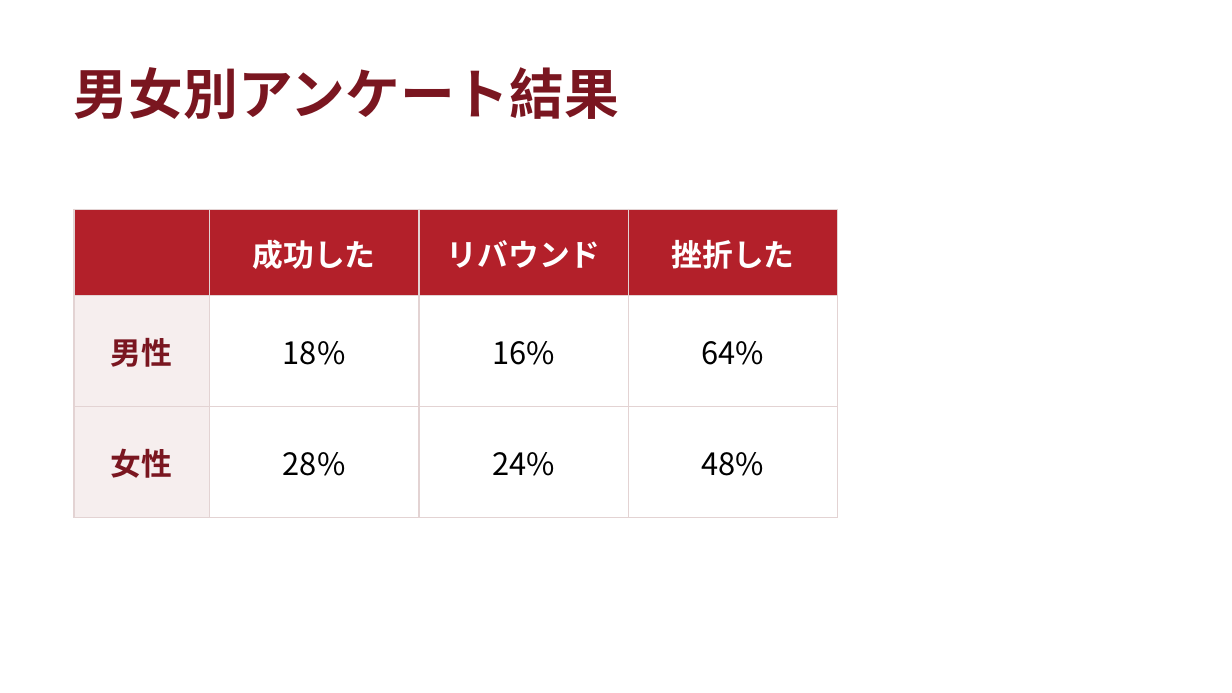
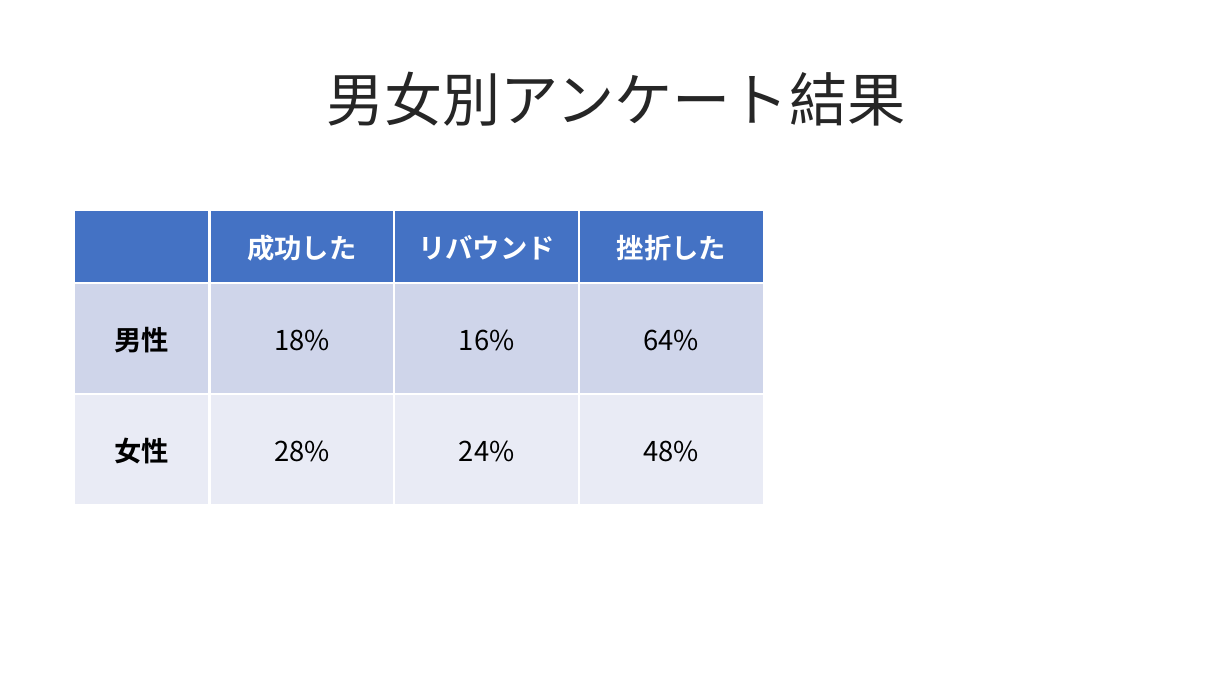
Before and after one commit to 984j7vw2tr-cloud/beauty-salon-site, a slide deck: slide 3 of ミラクルダイエット.pptx. Drawn at 1232x693 pixels with LibreOffice and Linux fonts; fonts in the diff are those of the drawing. Boxes give left, top, right and bottom in pixels: in the first picture for what was removed or moved away, otherwise in the second. Text is boxed around its words. In the diff, an @@ line names an element or a change of style, - is before the commit and + after.

```diff
--- a/ミラクルダイエット.pptx
+++ b/ミラクルダイエット.pptx
@@ title "男女別アンケート結果" at (327,71,906,126): size 32 to 34 pt, text colour #7A1620 to #262626, bold off; alignment left to centre @@
@@ table at (74,209,764,468) @@
@@ fill #B3202A to #4472C4 in row 1 @@
@@ fill #F6EEEE to #CFD5EA in row 2, column 1 @@
@@ fill #FFFFFF to #CFD5EA in 3 cells @@
@@ fill #F6EEEE to #E9EBF5 in row 3, column 1 @@
@@ fill #FFFFFF to #E9EBF5 in 3 cells @@
@@ size 18 to 16 pt @@
@@ text colour #7A1620 to #000000 in "男性", "女性" @@
@@ borders changed @@
@@ table: place and size @@
-table at (74,209,838,482)
+table at (74,209,764,468)
```
Also in this commit, not shown: 6 other slides changed.
